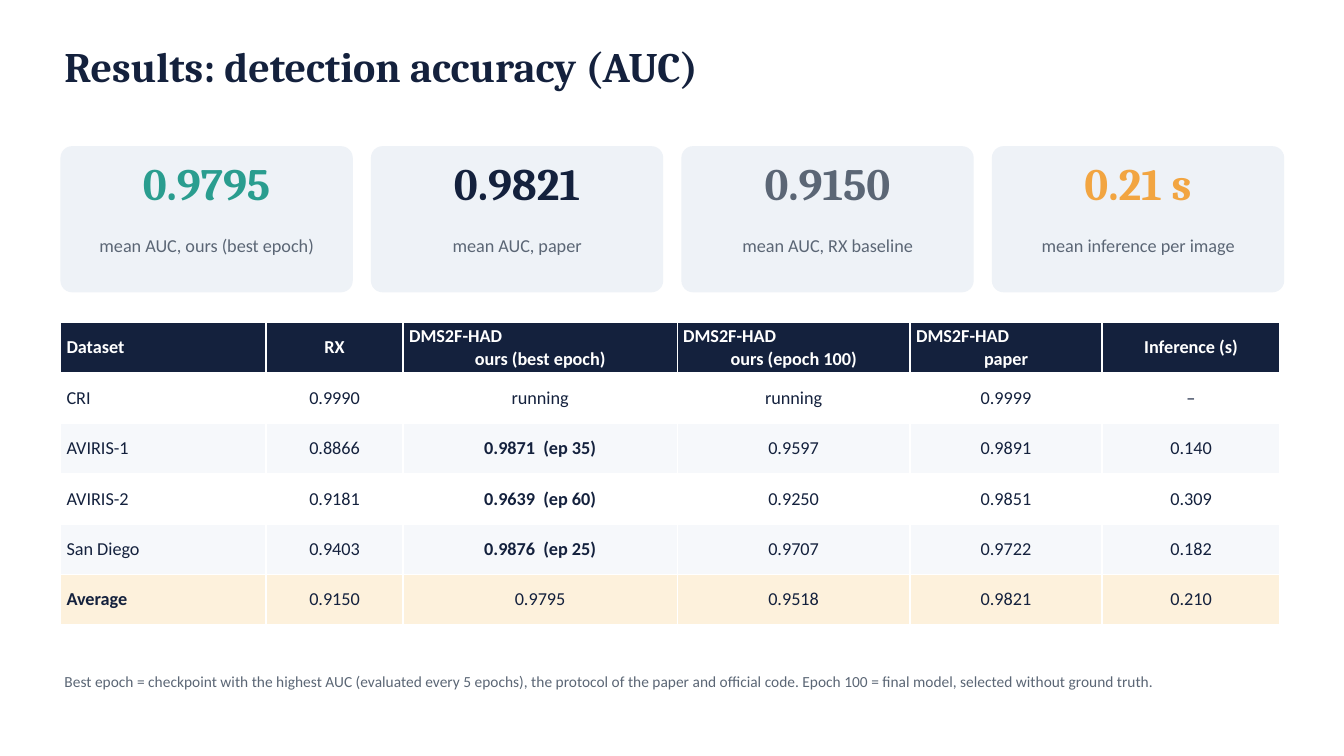
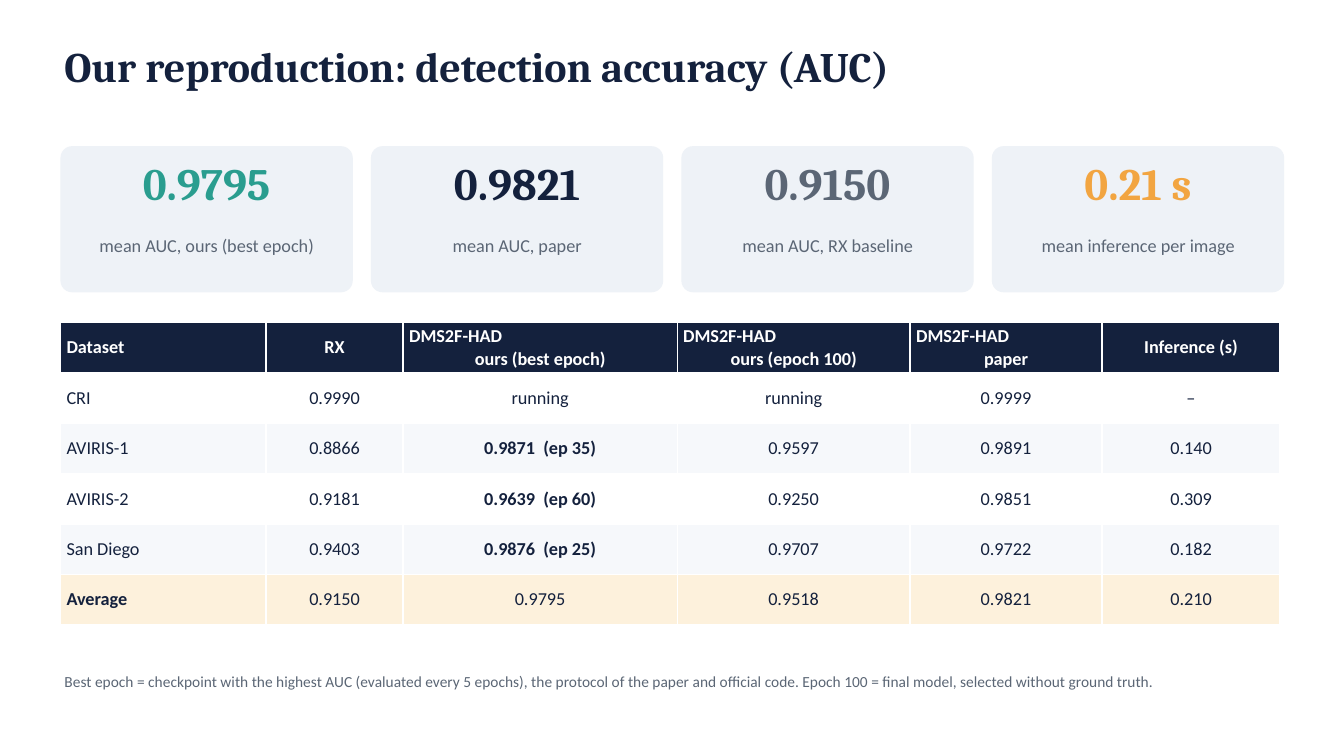
Before and after one commit to SaarthakG-Dtu/Hyperspectral_Anomaly_Detection, a slide deck: slide 18 of presentation/DMS2F-HAD_presentation.pptx (slide 14 before the commit). Drawn at 1344x756 pixels with LibreOffice and Linux fonts; fonts in the diff are those of the drawing. Boxes give left, top, right and bottom in pixels: in the first picture for what was removed or moved away, otherwise in the second. Text is boxed around its words. In the diff, an @@ line names an element or a change of style, - is before the commit and + after.

```diff
--- a/presentation/DMS2F-HAD_presentation.pptx
+++ b/presentation/DMS2F-HAD_presentation.pptx
@@ text at [64,51,889,92]: text changed @@
-Results: detection accuracy (AUC)
+Our reproduction: detection accuracy (AUC)
```
Also in this commit, not shown: 6 other slides changed, 6 slides added, 2 slides removed, 7 other files.
